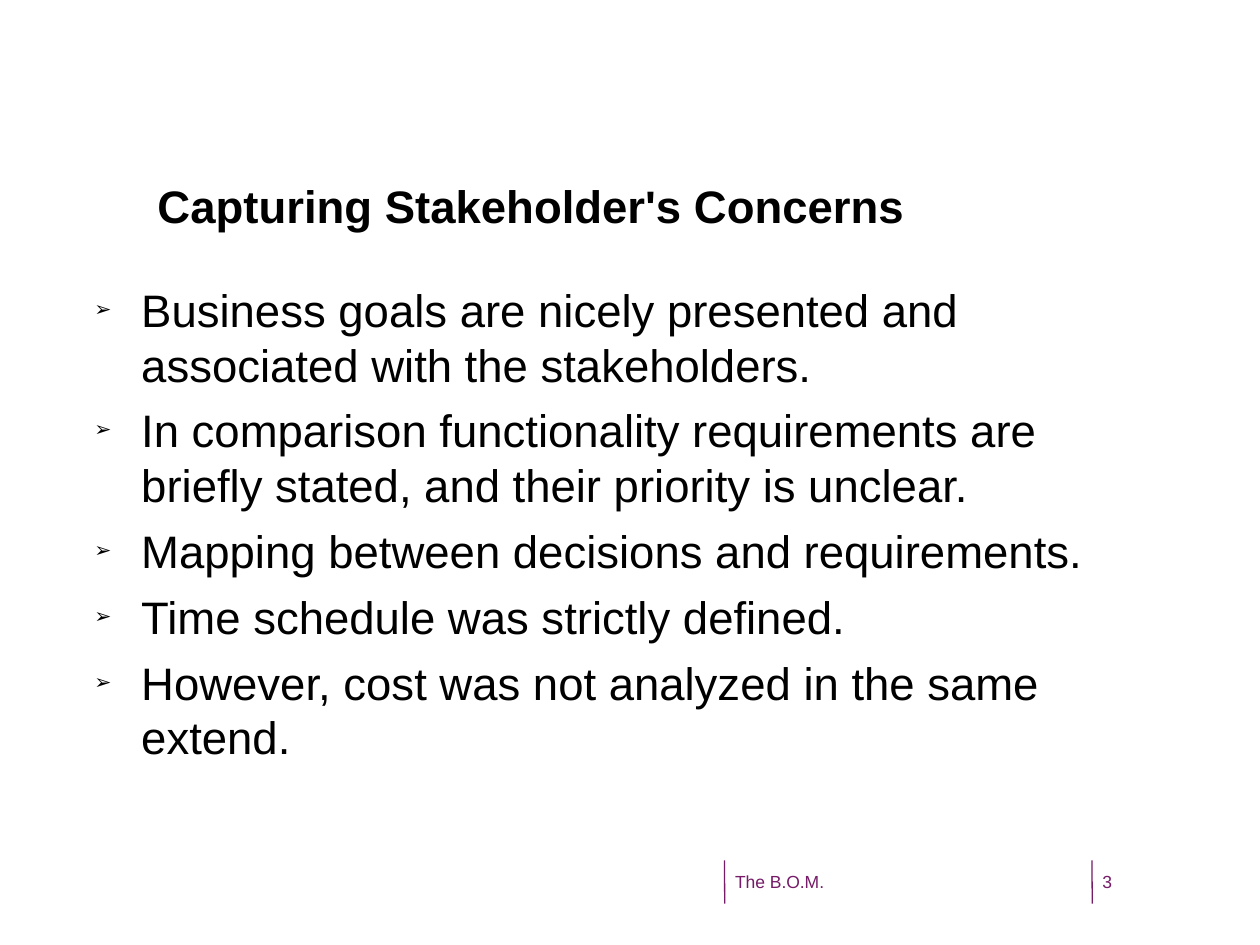
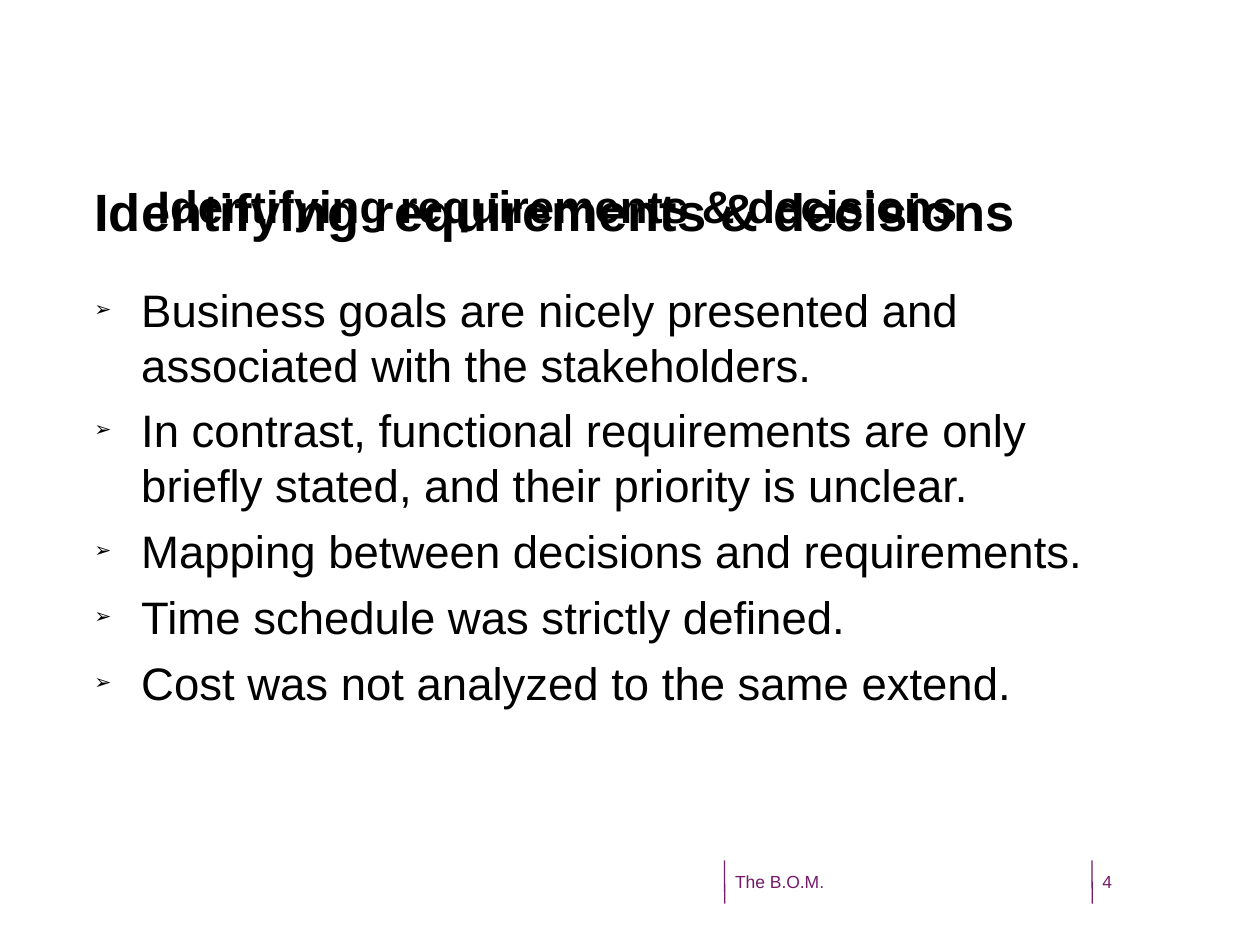
Before and after one commit to CindyBerghuizen/BallOfMud, a slide deck: slide 4 of Assignment 3/SoftwareArchtectureWeek6Presentation.odp (slide 3 before the commit). Drawn at 1260x945 pixels with LibreOffice and Linux fonts; fonts in the diff are those of the drawing; background and template pictures are left out. Boxes give left, top, right and bottom in pixels: in the first picture for what was removed or moved away, otherwise in the second. Text is boxed around its words. In the diff, an @@ line names an element or a change of style, - is before the commit and + after.

Commit message:
Checked spelling, added slide, fixed some layout.

```diff
--- a/Assignment 3/SoftwareArchtectureWeek6Presentation.odp
+++ b/Assignment 3/SoftwareArchtectureWeek6Presentation.odp
@@ text added at (x1=94, y1=190, x2=1015, y2=242), 30 pt, text #000000, bold @@
+Identifying requirements & decisions
@@ text at (x1=157, y1=188, x2=957, y2=242): text changed @@
-  Capturing Stakeholder's Concerns
+  Identifying requirements & decisions
@@ text at (x1=141, y1=414, x2=1025, y2=511): text changed @@
-➢ In comparison functionality requirements are briefly stated, and their priority is unclear.
+➢ In contrast, functional requirements are only briefly stated, and their priority is unclear.
@@ text at (x1=141, y1=667, x2=1011, y2=709): text changed @@
-➢ However, cost was not analyzed in the same extend.
+➢ Cost was not analyzed to the same extend.
@@ page number at (x1=1102, y1=876, x2=1112, y2=888): text changed @@
-3
+4
```
Also in this commit, not shown: 6 other slides changed, 1 slide added, 1 slide removed.
